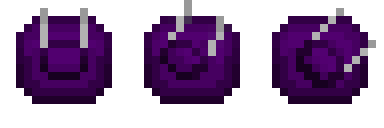
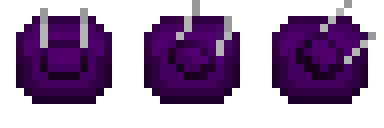
Layered file, before and after one edit (384x128). Changes by layer:
added layer "Pasted Layer #1" above "Pasted Layer" over [296, 0, 376, 88]
painted on "Background" over [160, 0, 376, 88]
